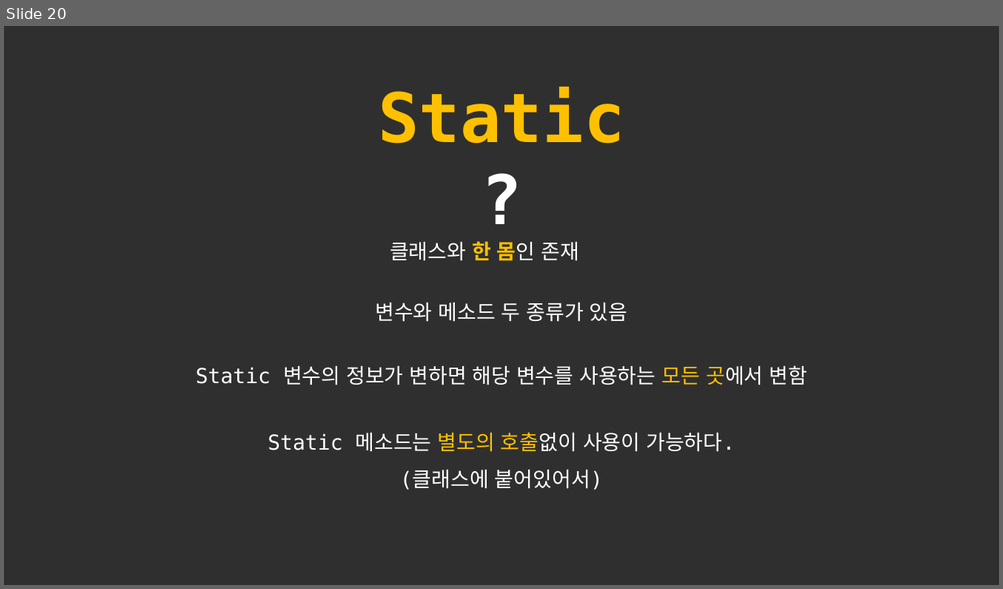
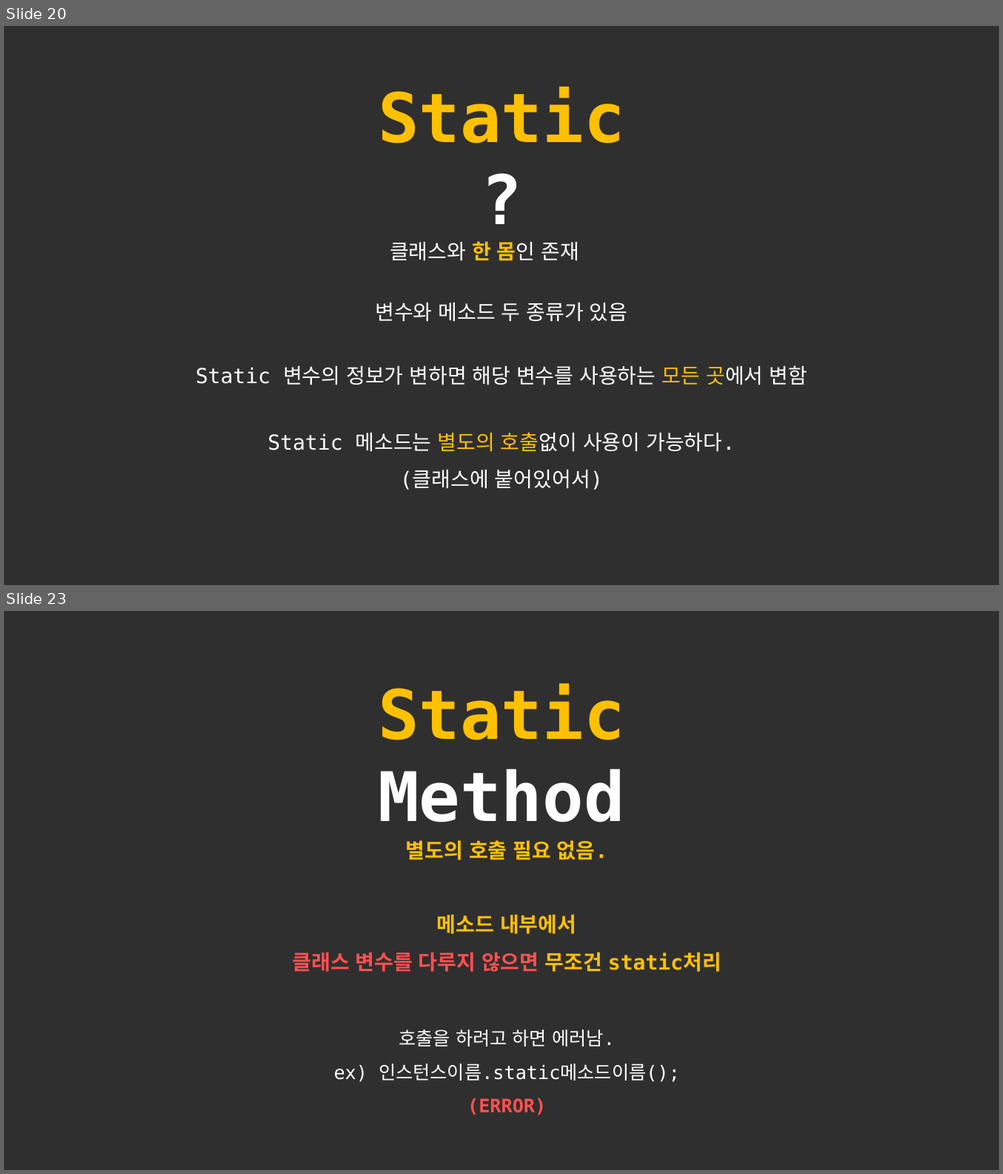
Before and after one commit to forwdevel/Full-Stack, a slide deck: 객체이론정리.pptx. Shown one above the other, each under a label of ours: slide 20 before the commit, slides 20 and 23 after it; the slides between them are not shown. The pictures are 1003x589 and 1003x1174 pixels, drawn with LibreOffice and Linux fonts; fonts in the diff are those of the drawing. Boxes give left, top, right and bottom in pixels: in the first picture for what was removed or moved away, otherwise in the second. Text is boxed around its words. In the diff, an @@ line names an element or a change of style, - is before the commit and + after.

```diff
--- a/객체이론정리.pptx
+++ b/객체이론정리.pptx
@@ slide 23 added at (x1=4, y1=611, x2=999, y2=1170), background #2F2F2F @@
@@ text added at (x1=378, y1=684, x2=625, y2=823), 66 pt, text #FFC000, bold @@
+Static Method
@@ text added at (x1=293, y1=840, x2=721, y2=972), 20 pt, text #FFC000, bold @@
+별도의 호출 필요 없음.
+메소드 내부에서
+클래스 변수를 다루지 않으면 무조건 static처리
@@ text added at (x1=334, y1=1030, x2=680, y2=1082), 18 pt, text #FFFFFF @@
+호출을 하려고 하면 에러남.
+ex) 인스턴스이름.static메소드이름(); (ERROR)
```
Also in this commit, not shown: 2 slides changed, 2 other slides added, 1 slide removed.
